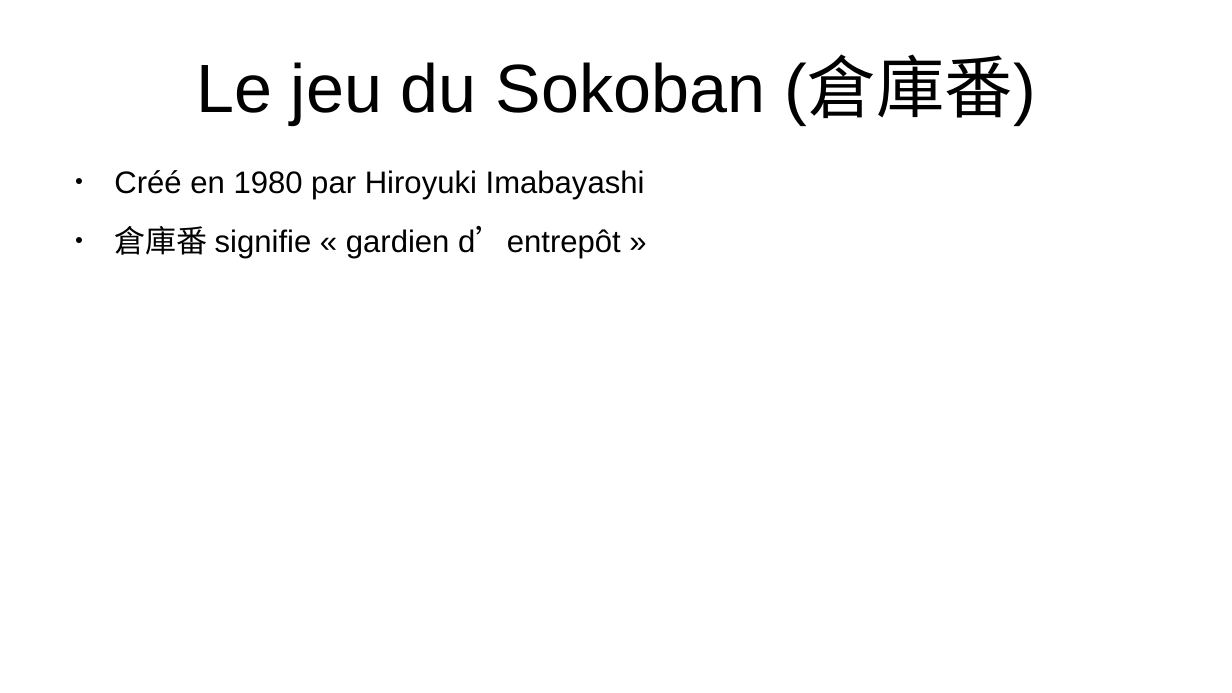
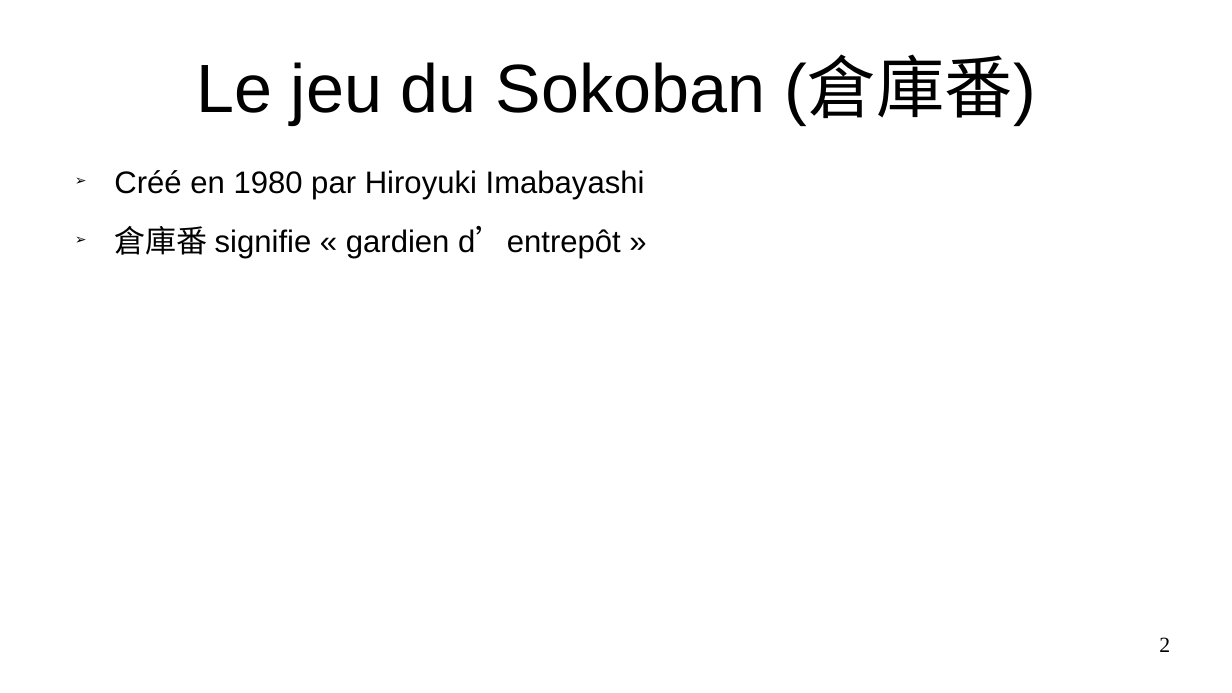
Before and after one commit to PoulpoGaz/sokoshell, a slide deck: slide 2 of documents/presentation.odp. Drawn at 1232x693 pixels with LibreOffice and Linux fonts; fonts in the diff are those of the drawing. Boxes give left, top, right and bottom in pixels: in the first picture for what was removed or moved away, otherwise in the second. Text is boxed around its words. In the diff, an @@ line names an element or a change of style, - is before the commit and + after.

```diff
--- a/documents/presentation.odp
+++ b/documents/presentation.odp
@@ text "Créé en 1980 par Hiroyuki ..." at (114, 170, 645, 258): bullet ● to ➢ @@
@@ page number added at (1159, 637, 1170, 652), 14 pt, text #000000 @@
+2
```
Also in this commit, not shown: 10 other slides changed, 1 slide removed.
